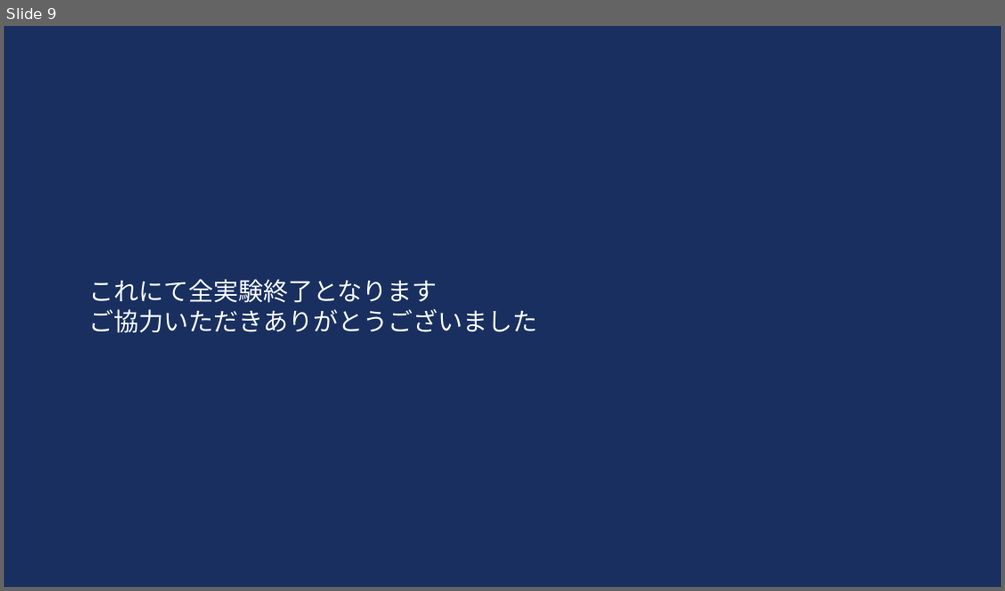
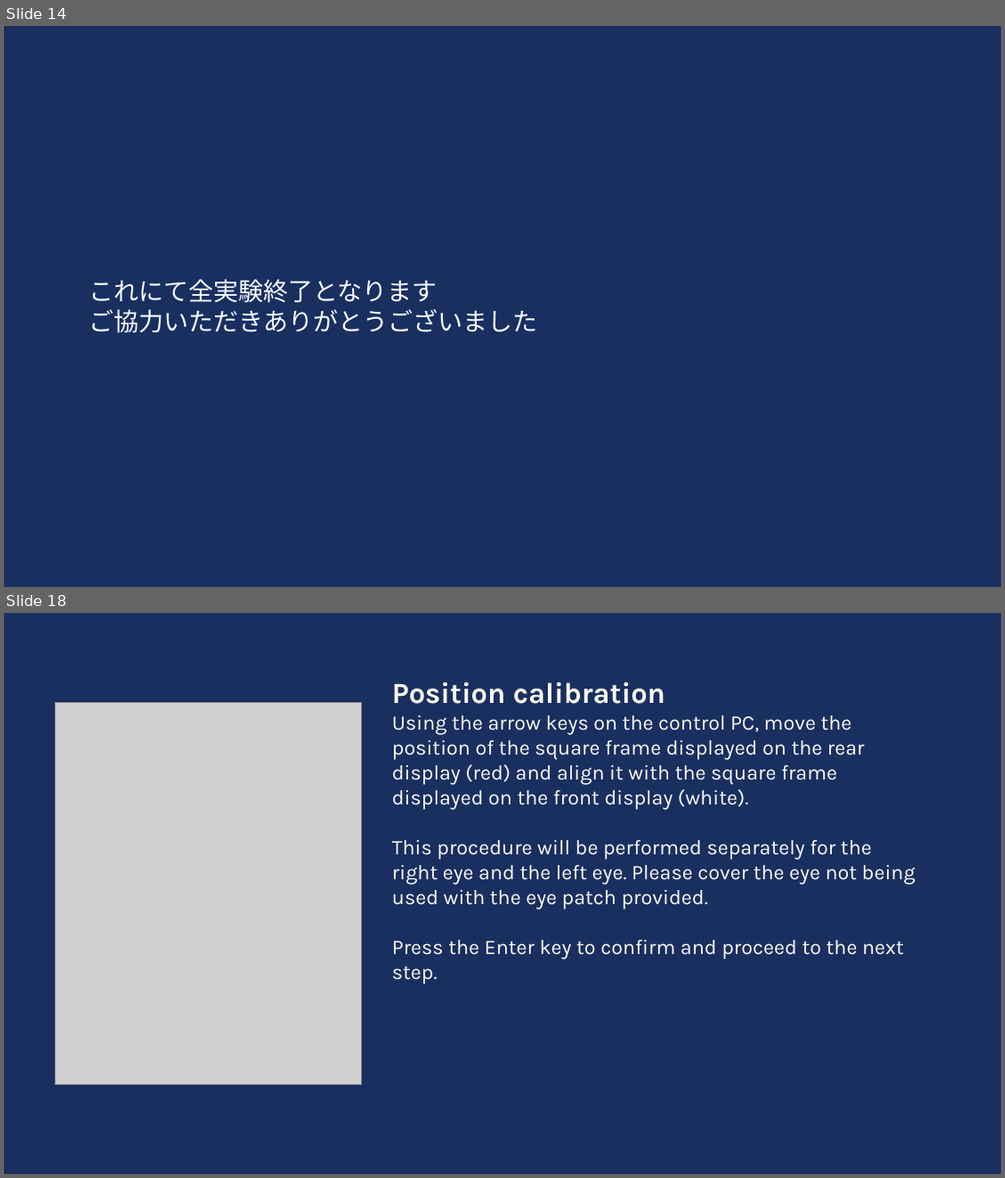
Before and after one commit to HAMADAKAZUKI2423/lab, a slide deck: tex/ethicsreview/ethics_review_visibility/別紙2評価実験説明.pptx. Shown one above the other, each under a label of ours: slide 9 before the commit, slides 14 and 18 after it; the slides between them are not shown. The pictures are 1005x591 and 1005x1178 pixels, drawn with LibreOffice and Linux fonts; fonts in the diff are those of the drawing; grey boxes stand for pictures. Boxes give left, top, right and bottom in pixels: in the first picture for what was removed or moved away, otherwise in the second. Text is boxed around its words. In the diff, an @@ line names an element or a change of style, - is before the commit and + after.

```diff
--- a/tex/ethicsreview/ethics_review_visibility/別紙2評価実験説明.pptx
+++ b/tex/ethicsreview/ethics_review_visibility/別紙2評価実験説明.pptx
@@ slide 18 added at bbox=[4, 613, 1001, 1174], background #192F60 @@
@@ text added at bbox=[392, 682, 915, 984], 20 pt, text #FCFAF2 @@
+Position calibration
+Using the arrow keys on the control PC, move the position of the square frame displayed on the rear display (red) and align it with the square frame displayed on the front display (white).
+This procedure will be performed separately for the right eye and the left eye. Please cover the eye not being used with the eye patch provided.
+Press the Enter key to confirm and proceed to the next step.
@@ picture added at bbox=[55, 703, 362, 1084] @@
@@ what was slide 9 is now slide 14 @@
```
Also in this commit, not shown: 5 slides changed, 16 other slides added.
